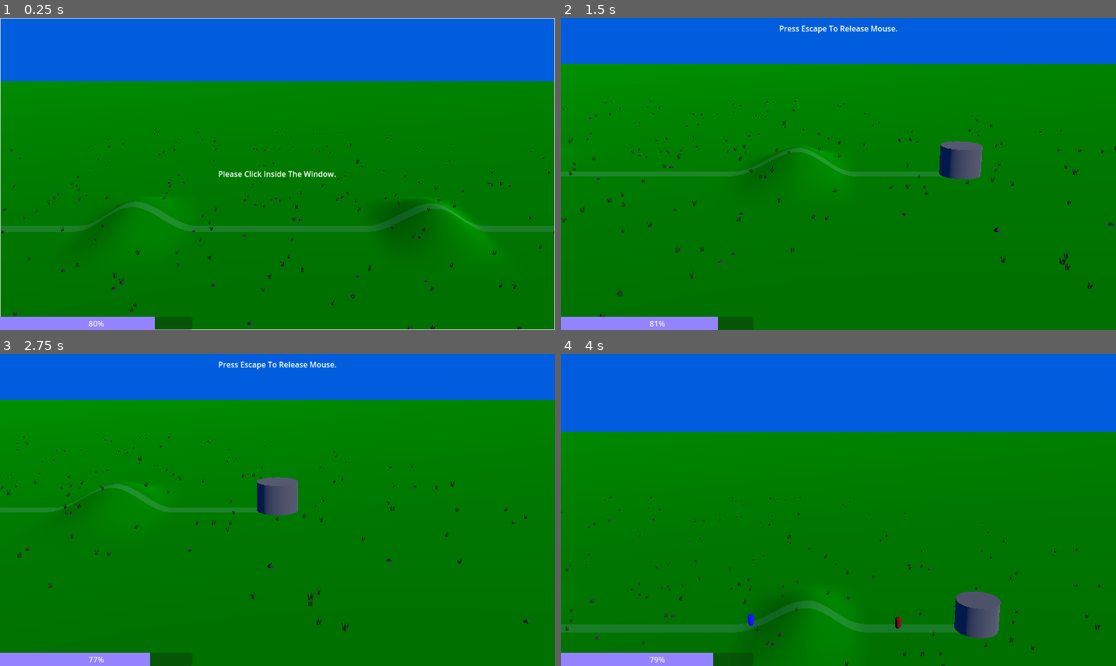
Above: before the commit, frames 1-4 (two rows, left to right).
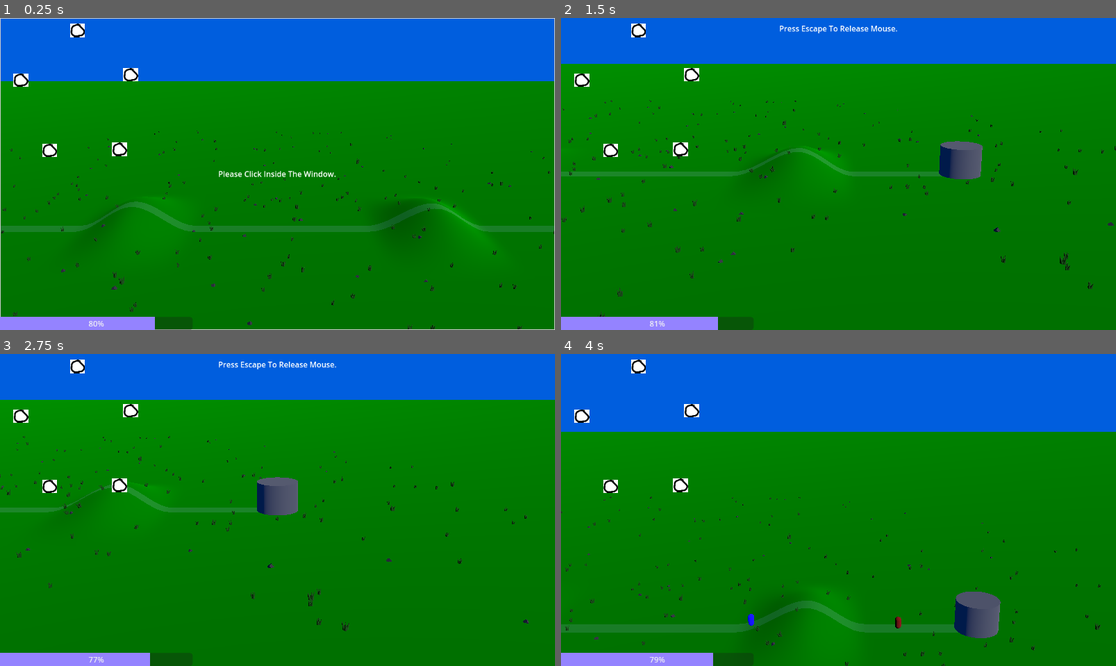
Above: after the commit, the same moments.

Repository: gpergrossi/ludum-dare-55
Game: Godot game, scene res://Scenes/Main.tscn
Same seed, same stepped clock (60 frames per second), same inputs: the game is played once before the commit and once after it.
Inputs (mouse positions are in pixels of both pictures, inside the frame that each line leads up to):
- Up to frame 1 (0.25 s): no input
- Up to frame 2 (1.5 s): tap Enter at 0.5 s; move the mouse to (960, 158) at 0.52 s; hold Right (move_right) 0.53-1.28 s; tap Mouse wheel up (zoom_in) at 0.6 s; move the mouse to (727, 189) at 1.27 s; hold Down (move_down) from 1.28 s (still down); tap Mouse wheel down (zoom_out) at 1.35 s
- Up to frame 3 (2.75 s): tap Space at 2 s; move the mouse to (333, 441) at 2.02 s; release Down (move_down) at 2.03 s; hold Right (move_right) from 2.03 s (still down); tap 1 at 2.1 s
- Up to frame 4 (4 s): tap Enter at 2.75 s; move the mouse to (810, 572) at 2.77 s; release Right (move_right) at 2.78 s; hold Up (move_up) 2.78-3.53 s; tap 2 at 2.85 s; move the mouse to (1005, 556) at 3.52 s; hold Left (move_left) from 3.53 s (still down); tap Mouse wheel up (zoom_in) at 3.6 s

The runs differ from the first frame. In frame 1, 0.6% of the frame differs, in the area x 2-25%, y 1-45%; in frame 2, 0.6%; in frame 3, 0.6%; in frame 4, 0.6%.

Commit message:
Add player sigil to the main scene.

Diff:
--- a/Scenes/Main.tscn
+++ b/Scenes/Main.tscn
@@ -8,6 +8,7 @@
 [ext_resource type="PackedScene" uid="uid://fmlqidtqaj2e" path="res://Scenes/Props/rock.tscn" id="4_gynon"]
 [ext_resource type="Script" path="res://Code/Scripts/camera_controls.gd" id="5_046qu"]
 [ext_resource type="Script" path="res://Code/Scripts/mouse_capture_handler.gd" id="5_mdxii"]
+[ext_resource type="PackedScene" uid="uid://cnfygjo801chm" path="res://Scenes/Sigil/sigil.tscn" id="7_56svx"]
 [ext_resource type="Script" path="res://Code/Scripts/Units/unit_manager.gd" id="8_ha0w3"]
 
 [sub_resource type="ProceduralSkyMaterial" id="ProceduralSkyMaterial_cv4jk"]
@@ -1104,6 +1105,8 @@
 theme_override_styles/fill = SubResource("StyleBoxFlat_kn3u8")
 value = 80.0
 
+[node name="Sigil" parent="CanvasLayer/UI Container" instance=ExtResource("7_56svx")]
+
 [node name="CameraViewPoint" type="Node3D" parent="." node_paths=PackedStringArray("left_edge", "right_edge")]
 transform = Transform3D(1, 0, 0, 0, 1, 0, 0, 0, 1, 0, 10, 0)
 script = ExtResource("5_046qu")
Not shown: 1 places in Scenes/Main.tscn that only renumber resources
